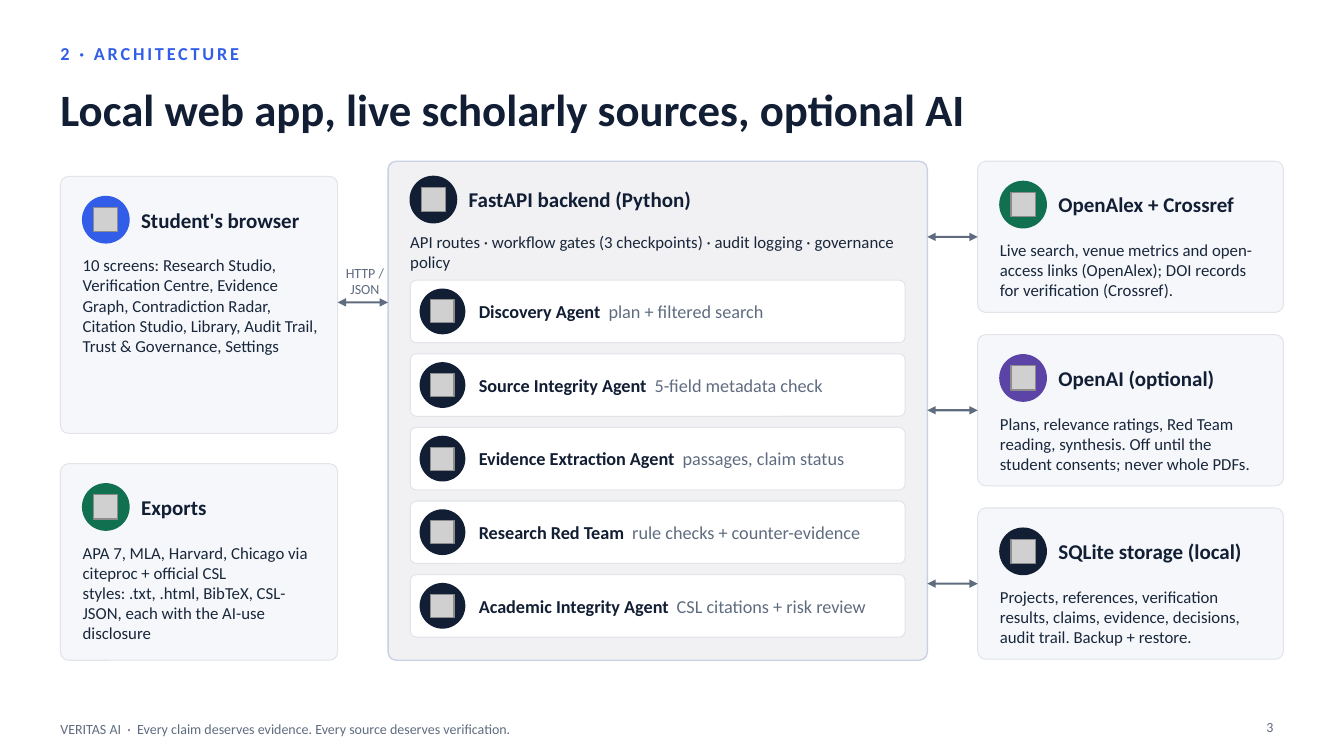
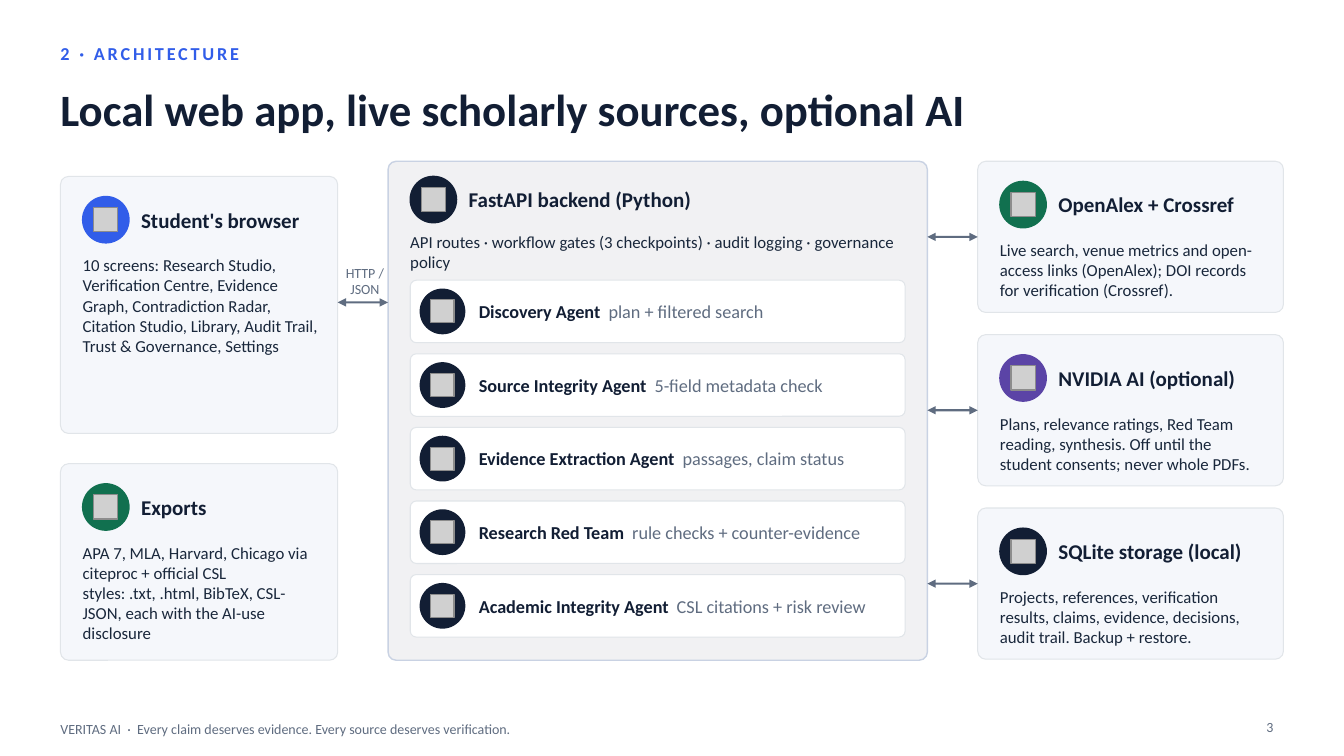
Before and after one commit to Anish732004/VeritasAI, a slide deck: slide 3 of presentation/VERITAS_AI.pptx. Drawn at 1344x756 pixels with LibreOffice and Linux fonts; fonts in the diff are those of the drawing; grey boxes stand for pictures. Boxes give left, top, right and bottom in pixels: in the first picture for what was removed or moved away, otherwise in the second. Text is boxed around its words. In the diff, an @@ line names an element or a change of style, - is before the commit and + after.

Commit message:
feat: add NVIDIA API catalog support as primary AI provider option

```diff
--- a/presentation/VERITAS_AI.pptx
+++ b/presentation/VERITAS_AI.pptx
@@ text at (1058,370,1235,390): text changed @@
-OpenAI (optional)
+NVIDIA AI (optional)
```
Also in this commit, not shown: 2 other slides changed, 13 other files.
